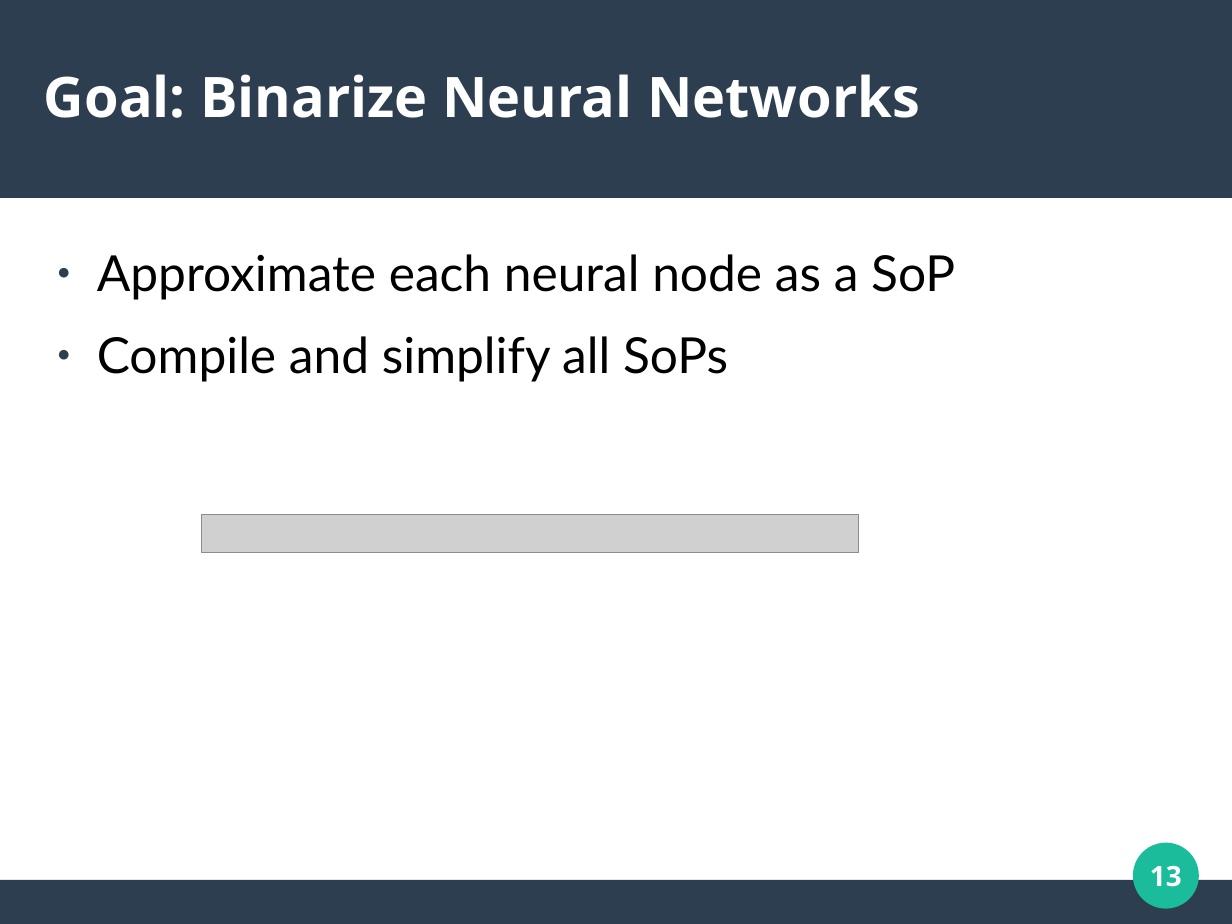
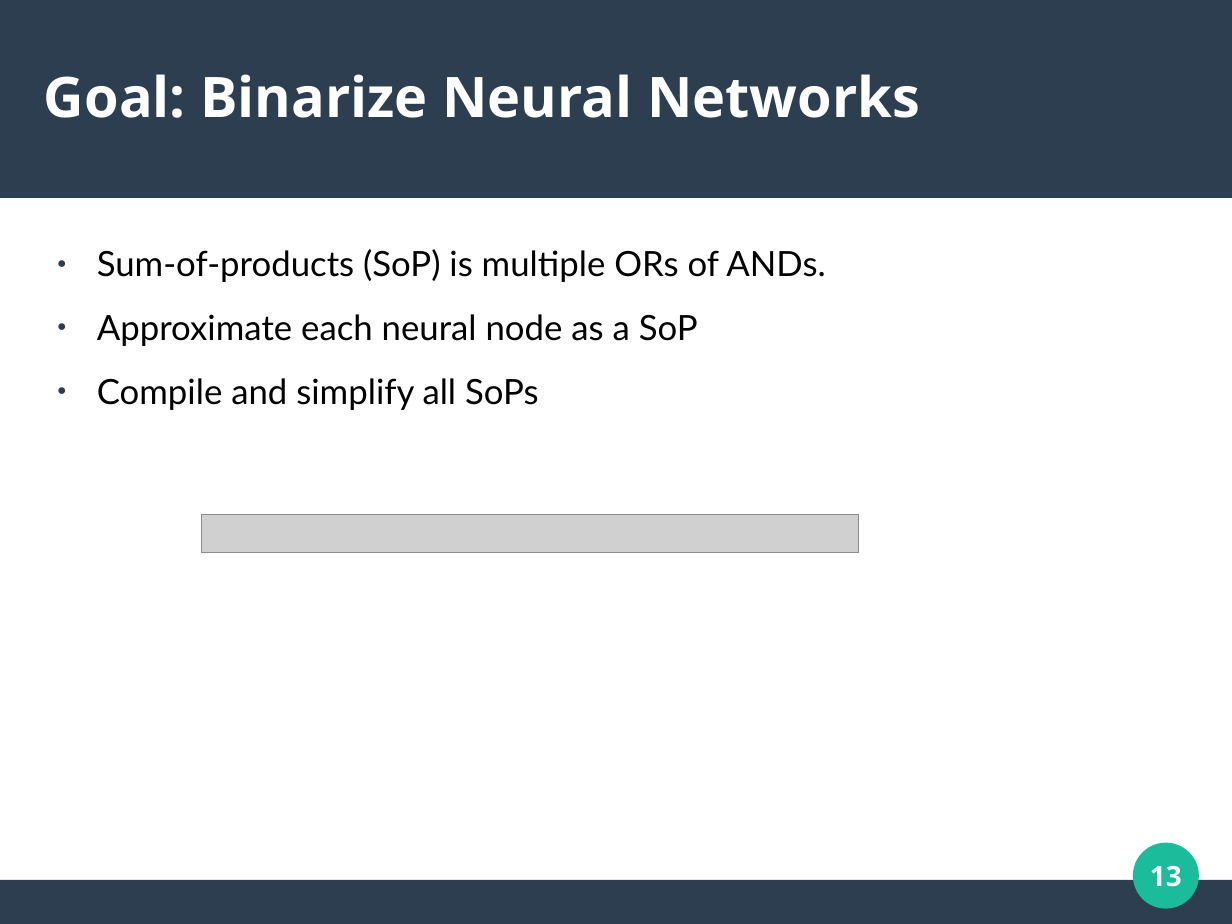
Before and after one commit to jarrenbr/ThesisPublic, a slide deck: slide 13 of defense_presentation.odp. Drawn at 1232x924 pixels with LibreOffice and Linux fonts; fonts in the diff are those of the drawing; grey boxes stand for pictures. Boxes give left, top, right and bottom in pixels: in the first picture for what was removed or moved away, otherwise in the second. Text is boxed around its words. In the diff, an @@ line names an element or a change of style, - is before the commit and + after.

```diff
--- a/defense_presentation.odp
+++ b/defense_presentation.odp
@@ text at box(97, 249, 826, 282): paragraph added @@
+● Sum-of-products (SoP) is multiple ORs of ANDs.
@@ text at box(97, 314, 698, 410): size 32 to 22.4 pt in "Approximate each neural node as a SoP", "Compile and simplify all SoPs" @@
```
Also in this commit, not shown: 2 other slides changed.
